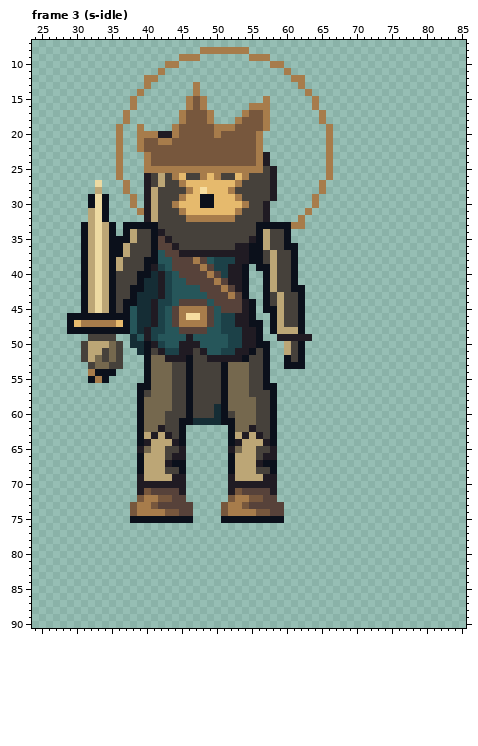
Pixel-art file -- art/enemy-gilded-1.aseprite. This is how it looked before the edit.
96x96 pixels, 128 frames. Shown: frame 3 (s-idle): x 24..85, y 7..90. The commit also changed other frames, which this record leaves out.
Once edited:
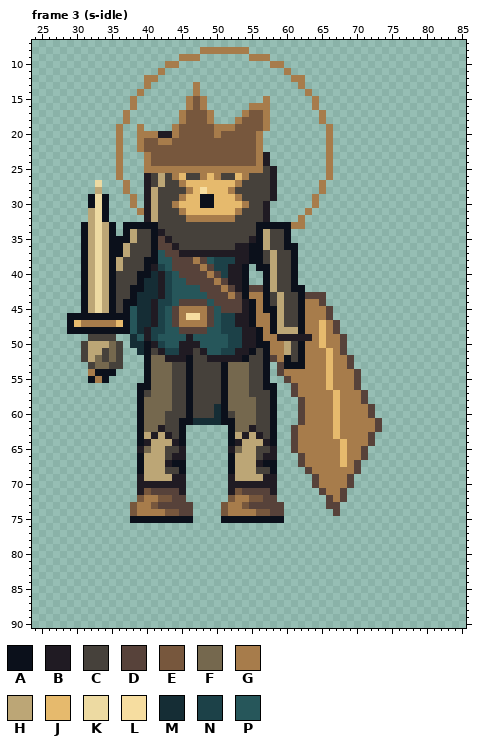
Palette (. is transparent): A #0b101b  B #201b23  C #46413b  D #57423a  E #77573d  F #75684e  G #a77c4b  H #bca676  J #e6ba6d  K #eddaa2  L #f6dda0  M #152d35  N #1c4148  P #26565a
Edits made:
Frame 3 (s-idle), layer "ink":
y 42: x 55..56 .. -> DD
y 43: x 55..56 .. -> GG; x 63..65 ... -> DDD
y 44: x 56 . -> G; x 63..65 ... -> GGD
y 45: x 56 . -> G; x 63..66 .... -> GGGD
y 46: x 56..57 .. -> GG; x 63..66 .... -> GGGD
y 47: x 56..57 A. -> GG; x 63..67 ..... -> GGJGD
y 48: x 57 . -> G; x 63..67 ..... -> GGJGD
y 49: x 57..58 .. -> GG; x 64..68 ..... -> GJGGD
y 50: x 58..59 .. -> GG; x 63..68 ...... -> GGJGGD
y 51: x 58..59 .. -> GG; x 63..68 ...... -> GGGJGD
y 52: x 58..59 .. -> DG; x 63..69 ....... -> GGGJGGD
y 53: x 59 . -> D; x 63..69 ....... -> GGGJGGD
y 54: x 59..70 ............ -> DGGGGGGJGGGD
y 55: x 60..70 ........... -> DGGGGGJGGGD
y 56: x 61..70 .......... -> DGGGGJGGGD
y 57: x 61..71 ........... -> DGGGGGJGGGD
y 58: x 62..71 .......... -> DGGGGJGGGD
y 59..60: x 62..72 ........... -> DGGGGJGGGGD
y 61: x 62..73 ............ -> DGGGGJGGGGGD
y 62: x 61..73 ............. -> DGGGGGJGGGGGD
y 63: x 61..72 ............ -> DGGGGGJGGGGD
y 64: x 61..72 ............ -> DGGGGGGJGGGD
y 65: x 61..71 ........... -> DGGGGGGJGGD
y 66: x 62..71 .......... -> DGGGGGJGGD
y 67: x 62..70 ......... -> DGGGGGJGD
y 68: x 63..70 ........ -> DGGGGGGD
y 69..70: x 64..69 ...... -> DGGGGD
y 71: x 65..68 .... -> DGGD
y 72: x 66..68 ... -> DGD
y 73: x 66..67 .. -> DD
y 74: x 67 . -> D
Pixel boxes of the changes (left, top, right, bottom) in both pictures:
changed: (249, 285, 382, 516)
